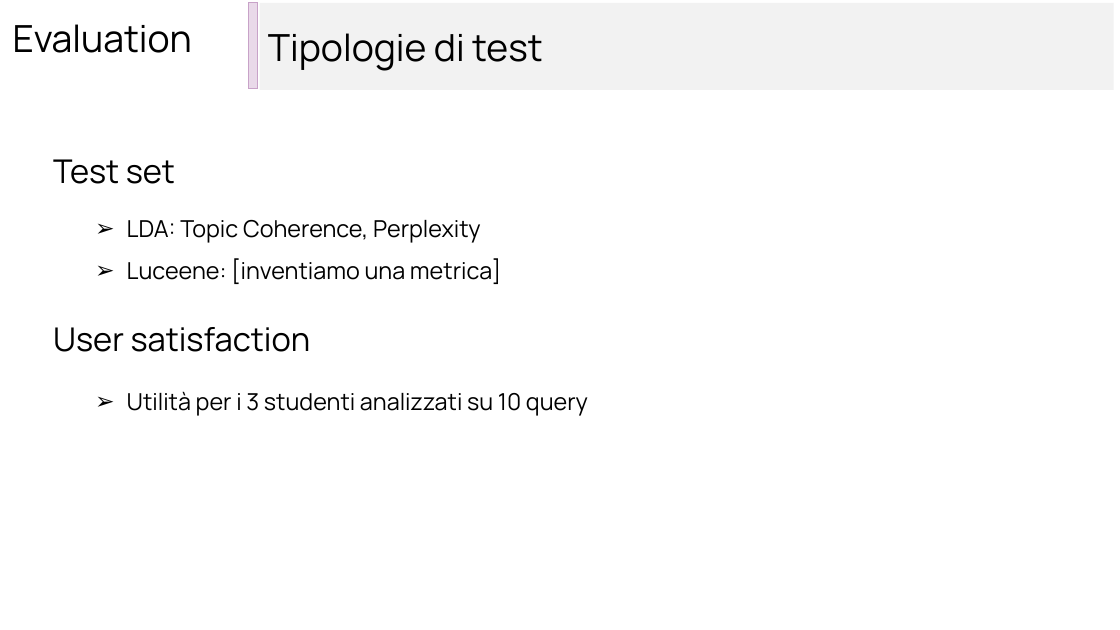
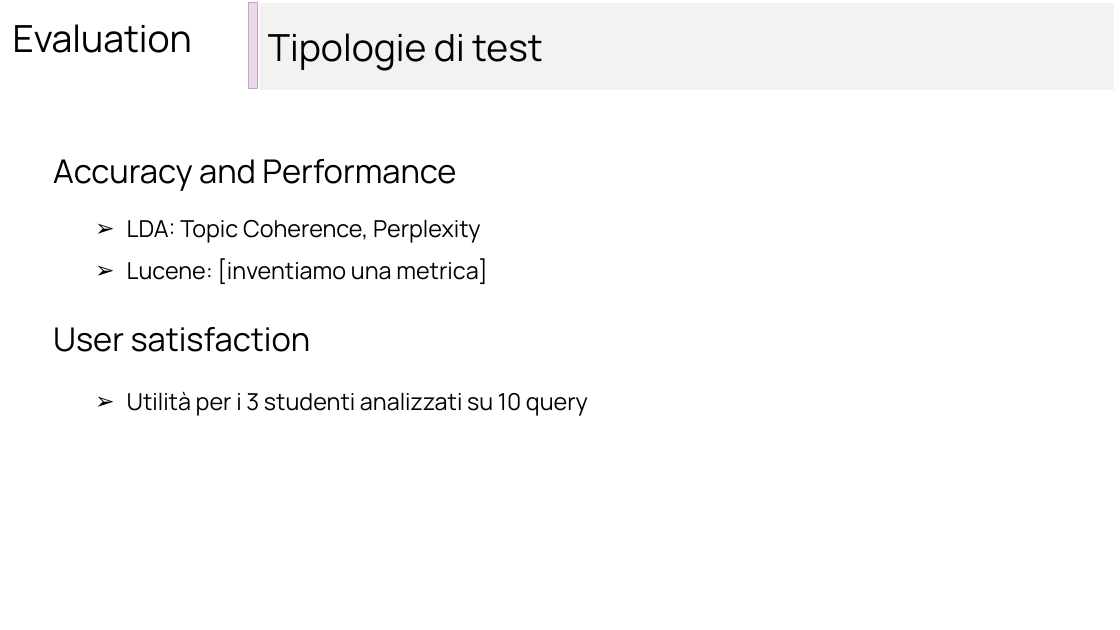
Before and after one commit to Data-Integration-Lilla-team/LILL_AI, a slide deck: slide 19 of relazione/presentazione Lill_AI.pptx. Drawn at 1120x630 pixels with LibreOffice and Linux fonts; fonts in the diff are those of the drawing. Boxes give left, top, right and bottom in pixels: in the first picture for what was removed or moved away, otherwise in the second. Text is boxed around its words. In the diff, an @@ line names an element or a change of style, - is before the commit and + after.

```diff
--- a/relazione/presentazione Lill_AI.pptx
+++ b/relazione/presentazione Lill_AI.pptx
@@ text at <box>53,159,456,191</box>: text changed @@
-Test set
+Accuracy and Performance
@@ text at <box>127,258,487,284</box>: text changed @@
-➢ Luceene: [inventiamo una metrica]
+➢ Lucene: [inventiamo una metrica]
```
Also in this commit, not shown: 6 other slides changed, 5 slides added, 2 slides removed, 2 other files.
